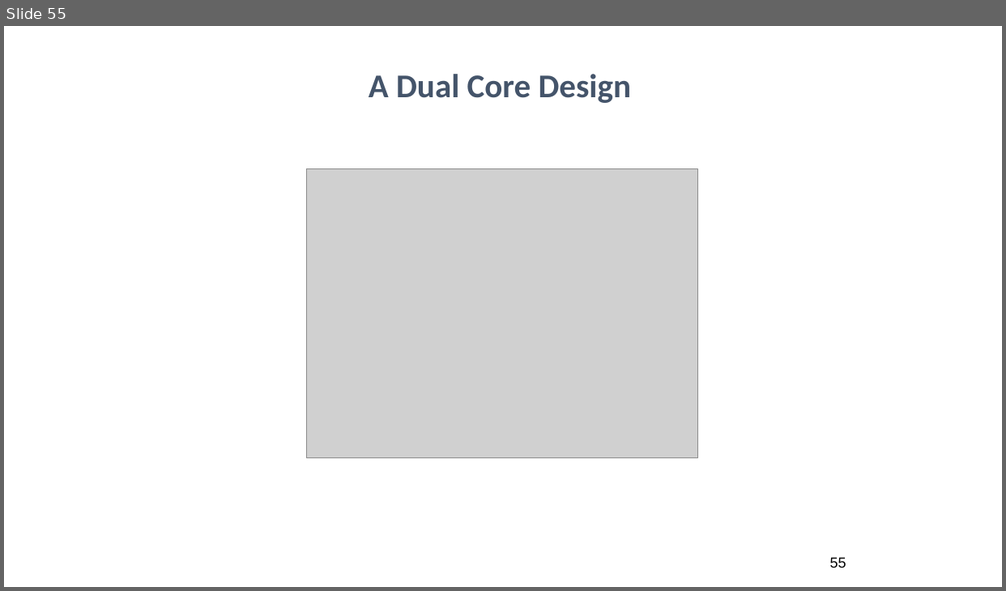
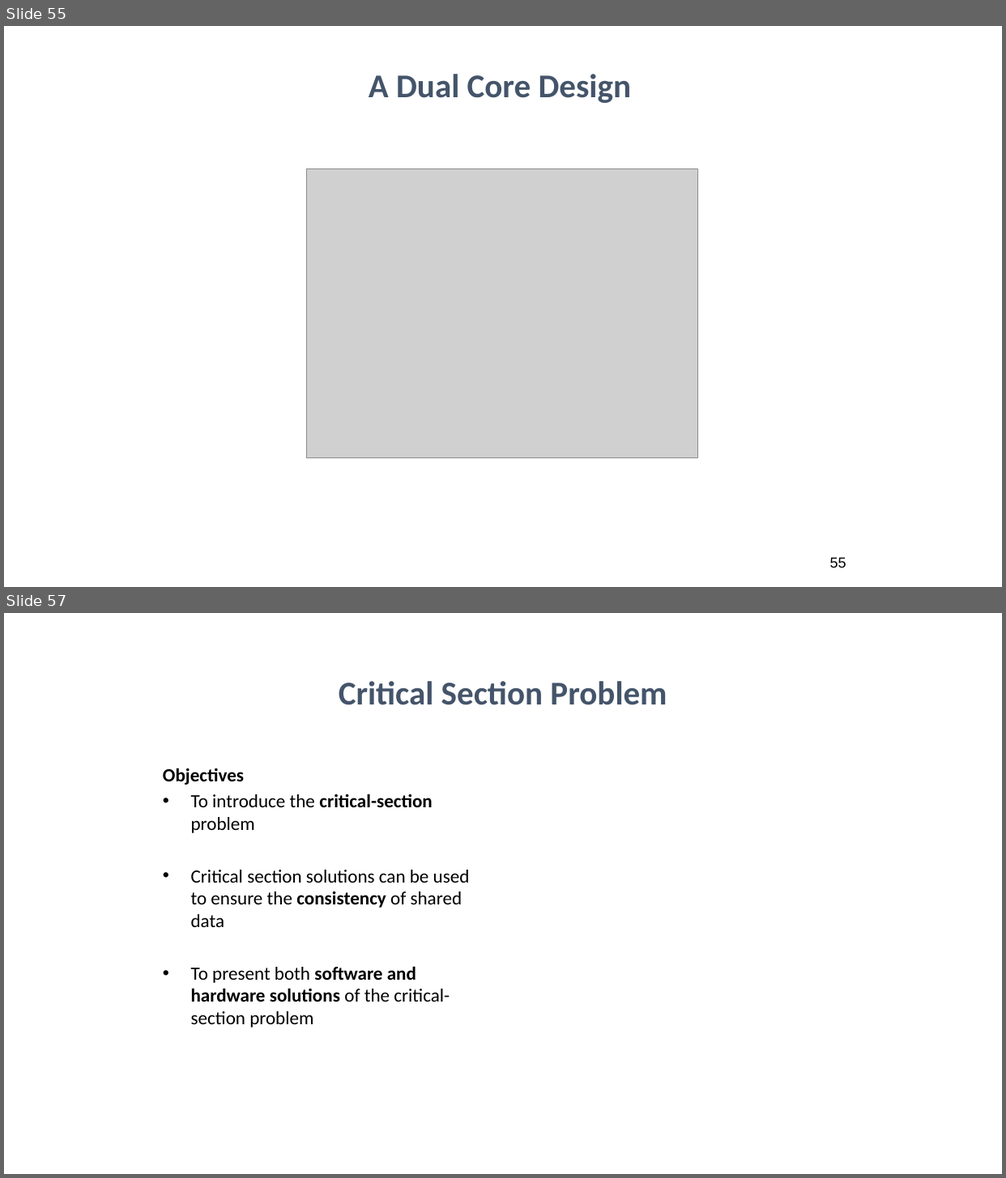
Before and after one commit to ahadsuleymanli/BHOS_IT_19_1, a slide deck: WEEK13/Week 13.pptx. Shown one above the other, each under a label of ours: slide 55 before the commit, slides 55 and 57 after it; the slides between them are not shown. The pictures are 1006x591 and 1006x1178 pixels, drawn with LibreOffice and Linux fonts; fonts in the diff are those of the drawing; grey boxes stand for pictures. Boxes give left, top, right and bottom in pixels: in the first picture for what was removed or moved away, otherwise in the second. Text is boxed around its words. In the diff, an @@ line names an element or a change of style, - is before the commit and + after.

```diff
--- a/WEEK13/Week 13.pptx
+++ b/WEEK13/Week 13.pptx
@@ slide 57 added at (4,613,1002,1174), background #FFFFFF @@
@@ text added at (339,681,667,705), 32 pt, text #44546A, bold @@
+Critical Section Problem
@@ text added at (163,768,470,1028), 18 pt, text #000000 @@
+Objectives
+• To introduce the critical-section problem
+• Critical section solutions can be used to ensure the consistency of shared data
+• To present both software and hardware solutions of the critical-section problem
```
Also in this commit, not shown: 82 other slides added.
